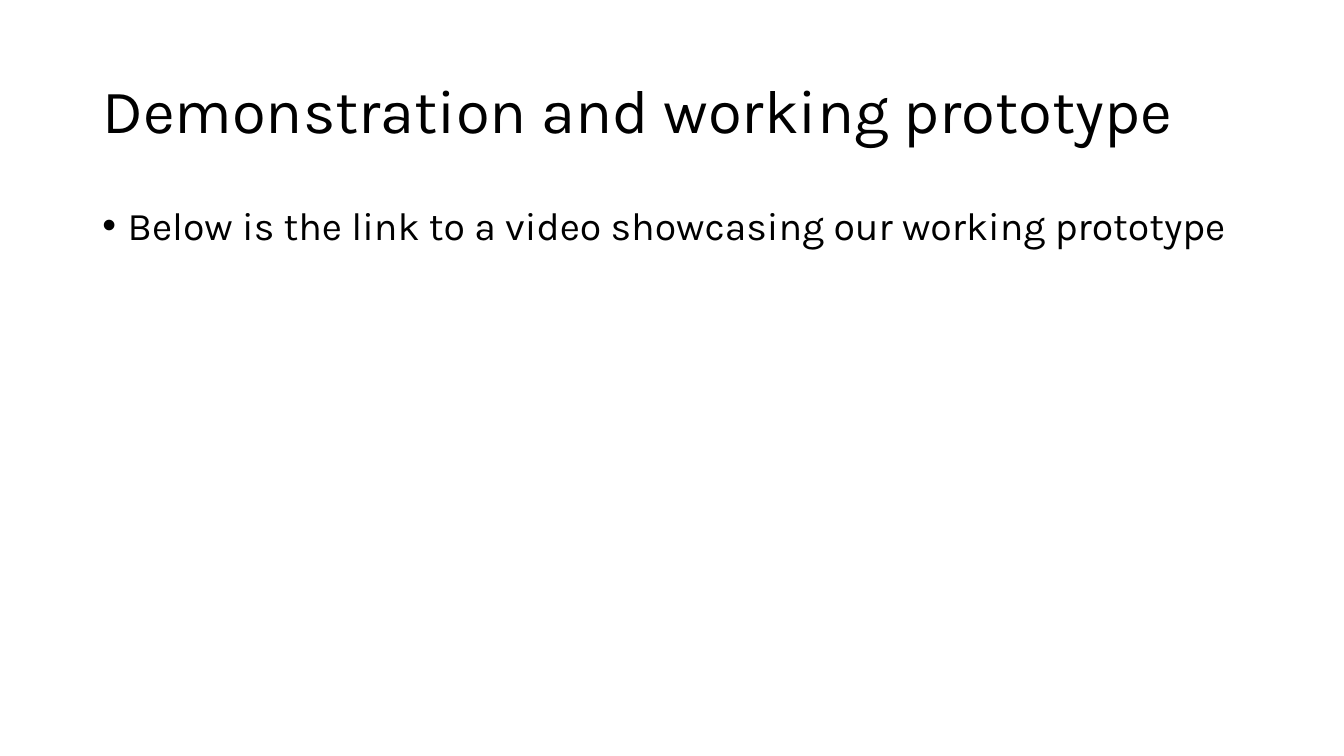
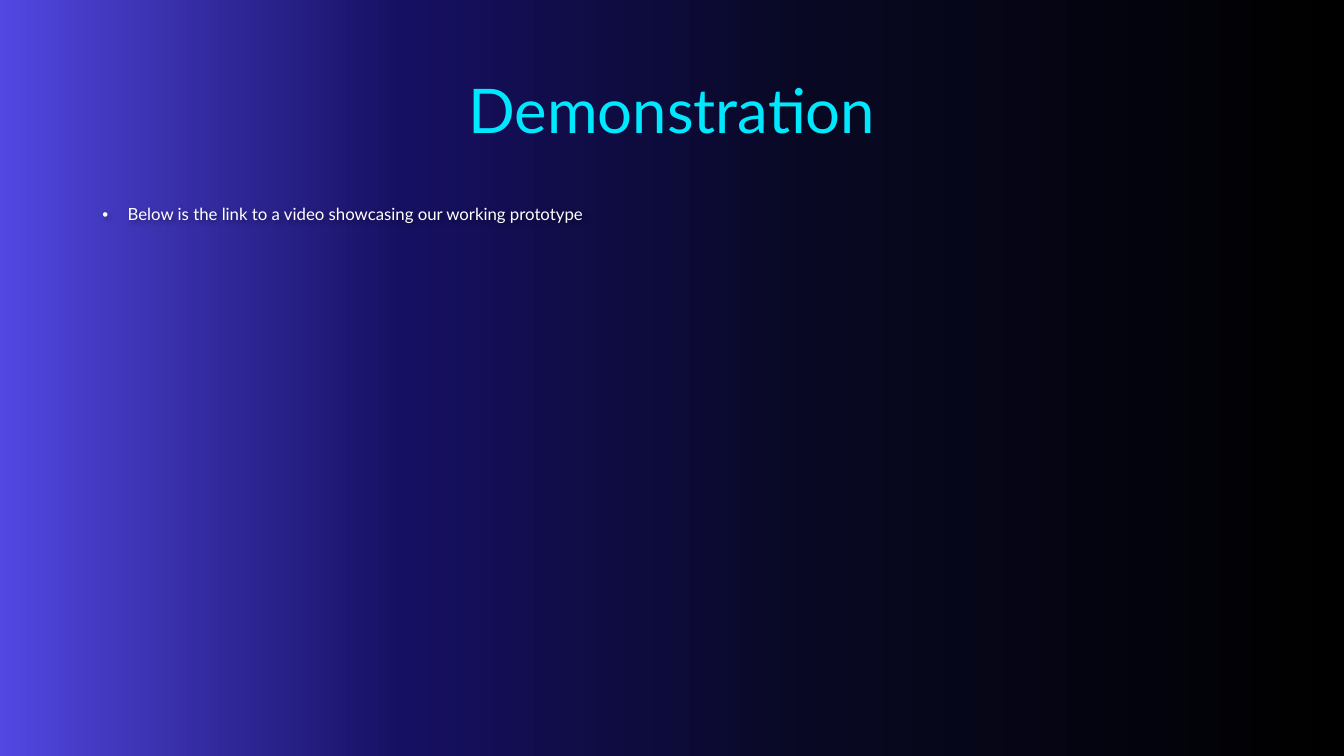
Before and after one commit to forrest10101/Portfolio-Platformer, a slide deck: slide 14 of TechnoSprint Pitch Presentation.pptx. Drawn at 1344x756 pixels with LibreOffice and Linux fonts; fonts in the diff are those of the drawing; background and template pictures are left out. Boxes give left, top, right and bottom in pixels: in the first picture for what was removed or moved away, otherwise in the second. Text is boxed around its words. In the diff, an @@ line names an element or a change of style, - is before the commit and + after.

Commit message:
Update 17/11/2026
Updated powerpoint to fix up issues, add new designs, fonts, and other new stuff.

```diff
--- a/TechnoSprint Pitch Presentation.pptx
+++ b/TechnoSprint Pitch Presentation.pptx
@@ background #FFFFFF to picture (left out) @@
@@ title at (468,88,875,134): text changed; font Karla to Lato; text colour #000000 to gradient #00E8FE to #04B4C6 @@
-Demonstration and working prototype
+Demonstration
@@ text "Below is the link to ..." at (128,207,583,223): size 28 to 12 pt, font Karla to Lato, text colour #000000 to #FFFFFF @@
```
Also in this commit, not shown: 13 other slides changed, 3 other files.
